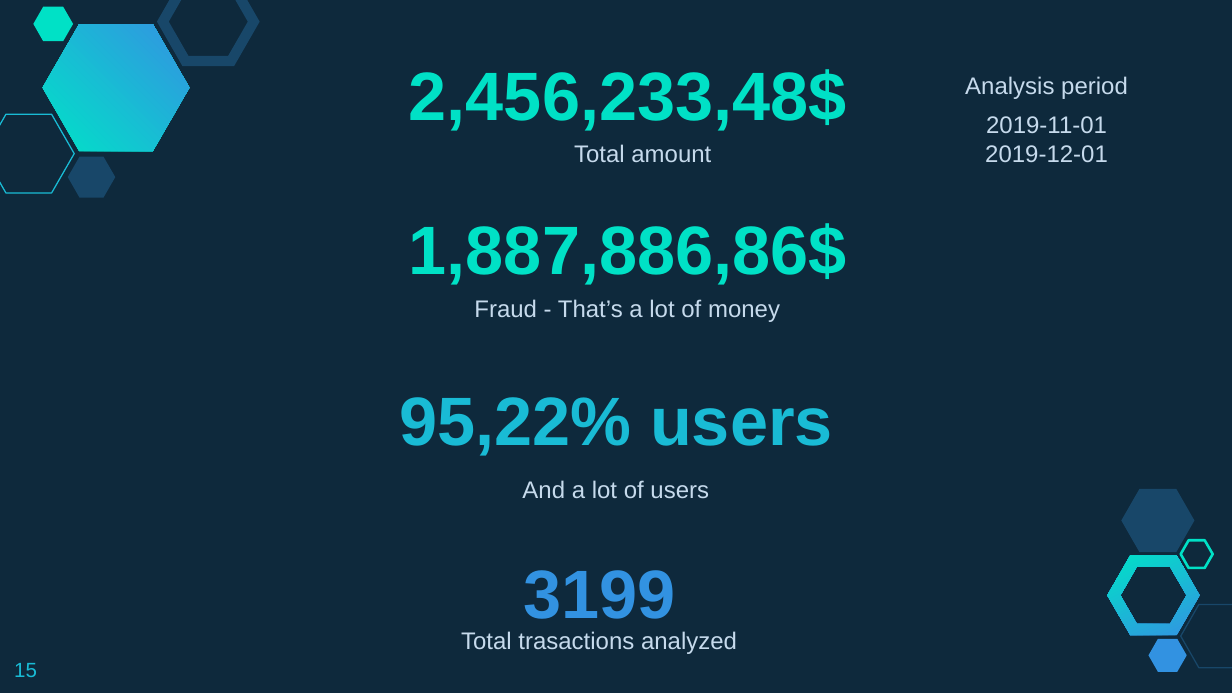
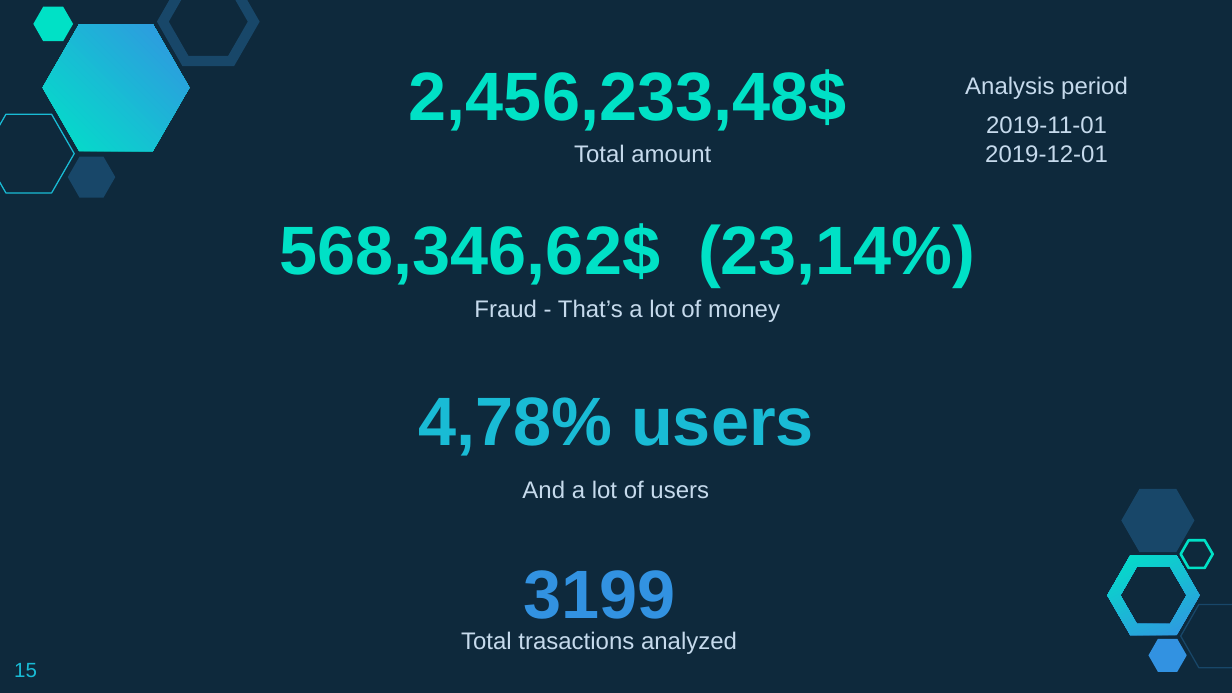
Before and after one commit to rodrigo-cabral-lab/cloudwalk_case, a slide deck: slide 15 of presentation_case_rodrigocabral_cloudwalk.pptx. Drawn at 1232x693 pixels with LibreOffice and Linux fonts; fonts in the diff are those of the drawing. Boxes give left, top, right and bottom in pixels: in the first picture for what was removed or moved away, otherwise in the second. Text is boxed around its words. In the diff, an @@ line names an element or a change of style, - is before the commit and + after.

```diff
--- a/presentation_case_rodrigocabral_cloudwalk.pptx
+++ b/presentation_case_rodrigocabral_cloudwalk.pptx
@@ text at <box>280,223,976,287</box>: text changed @@
-1,887,886,86$
+568,346,62$ (23,14%)
@@ title at <box>418,397,814,456</box>: text changed @@
-95,22% users
+4,78% users
```
Also in this commit, not shown: 12 other slides changed, 1 other file.
